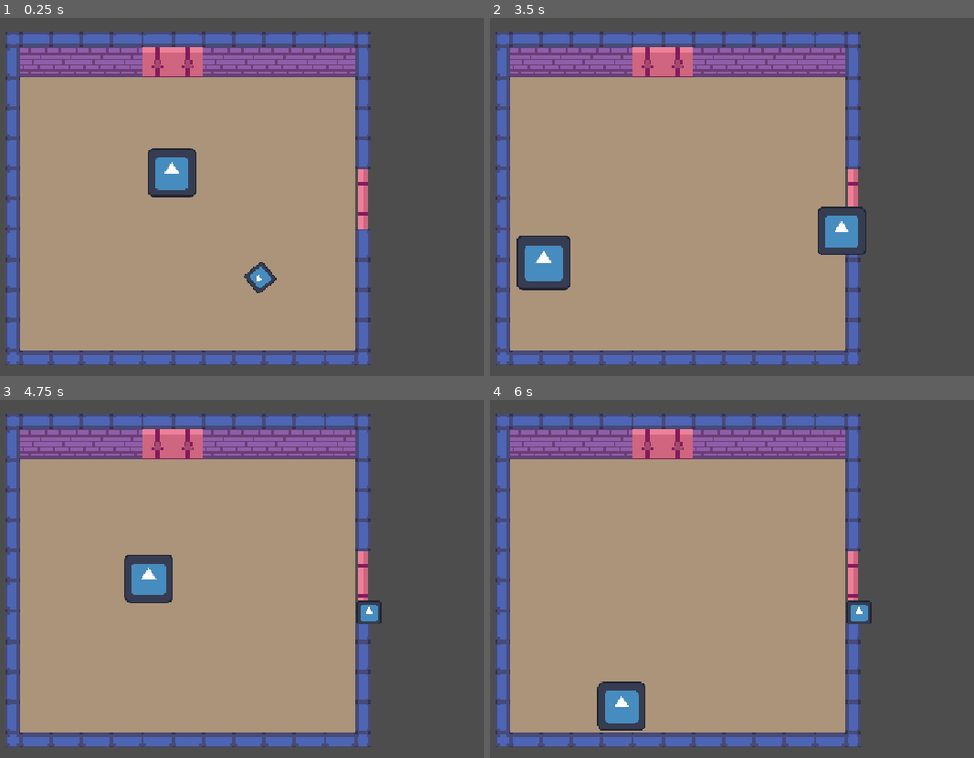
Above: before the commit, frames 1-4 (two rows, left to right).
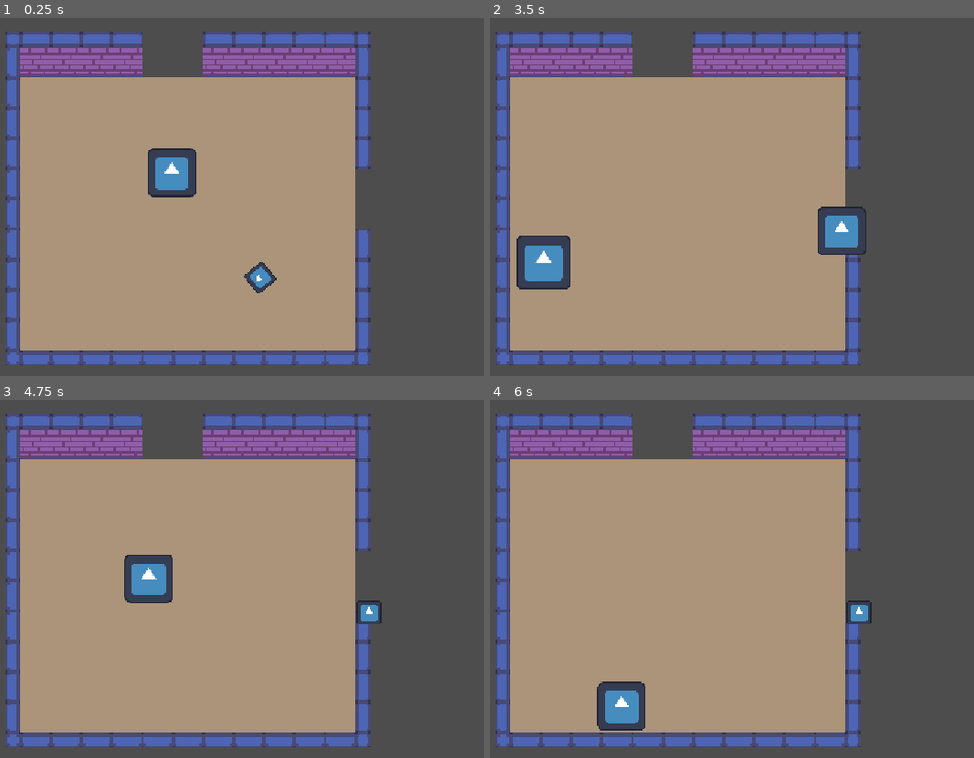
Above: after the commit, the same moments.

Repository: williamorriss/GMTK2026
Game: Godot game, scene res://basic_level/basic_level.tscn
Same seed, same stepped clock (60 frames per second), same inputs: the game is played once before the commit and once after it. This scene is started directly instead of the project's main scene. The engine's default icon, where the game draws it, is replaced by a stand-in: a white triangle on a blue panel in a dark square.
Inputs (mouse positions are in pixels of both pictures, inside the frame that each line leads up to):
- Up to frame 1 (0.25 s): no input
- Up to frame 2 (3.5 s): move the mouse to (833, 186) at 0.52 s; hold D (RIGHT) 0.53-1.28 s; click (833, 186) at 0.6 s; move the mouse to (528, 229) at 1.27 s; hold S (DOWN) 1.28-2.03 s; tap Space (DASH) at 1.35 s; move the mouse to (746, 118) at 2.02 s; hold D (RIGHT) 2.03-2.78 s; tap 1 (MAGIC_1) at 2.1 s; move the mouse to (640, 290) at 2.77 s; hold W (UP) from 2.78 s (still down); tap 2 (MAGIC_2) at 2.85 s
- Up to frame 3 (4.75 s): move the mouse to (401, 650) at 3.52 s; release W (UP) at 3.53 s; hold A (LEFT) from 3.53 s (still down); tap 3 (MAGIC_3) at 3.6 s; move the mouse to (outside the picture) at 4.27 s; tap 4 (MAGIC_4) at 4.35 s
- Up to frame 4 (6 s): move the mouse to (712, 589) at 5.02 s; release A (LEFT) at 5.03 s; hold S (DOWN) 5.03-5.78 s; click (712, 589) at 5.1 s; move the mouse to (562, 485) at 5.77 s; hold D (RIGHT) from 5.78 s (still down); tap Space (DASH) at 5.85 s

The runs differ from the first frame. In frame 1, 1.9% of the frame differs, in the area x 29-77%, y 3-60%; in frame 2, 1.8%; in frame 3, 1.9%; in frame 4, 1.9%.

Commit message:
adding collision to doors

Diff:
--- a/gmtk-2026/basic_level/basic_level.tscn
+++ b/gmtk-2026/basic_level/basic_level.tscn
@@ -66,6 +66,7 @@
 3:3/0 = 0
 3:3/0/physics_layer_0/polygon_0/points = PackedVector2Array(-8, -8, 8, -8, 8, 8, -8, 8)
 4:3/0 = 0
+4:3/0/physics_layer_0/polygon_0/points = PackedVector2Array(-8, -8, 8, -8, 8, 8, -8, 8)
 5:3/0 = 0
 5:3/0/physics_layer_0/polygon_0/points = PackedVector2Array(-8, -8, 8, -8, 8, 8, -8, 8)
 6:3/0 = 0
@@ -88,6 +89,7 @@
 0:5/0 = 0
 0:5/0/physics_layer_0/polygon_0/points = PackedVector2Array(0, -8, 8, -8, 8, 8, 0.35971832, 8)
 7:5/0 = 0
+7:5/0/physics_layer_0/polygon_0/points = PackedVector2Array(-8, -8, -0.43525887, -8, -0.60936165, 8, -8, 8)
 8:5/0 = 0
 15:5/0 = 0
 0:6/0 = 0
@@ -157,7 +159,6 @@
 
 [node name="room_manager" type="Area2D" parent="." unique_id=524887874]
 collision_layer = 16
-script = ExtResource("4_t8npg")
 
 [node name="room_shape" type="CollisionShape2D" parent="room_manager" unique_id=448735589]
 position = Vector2(81, 277.5)
